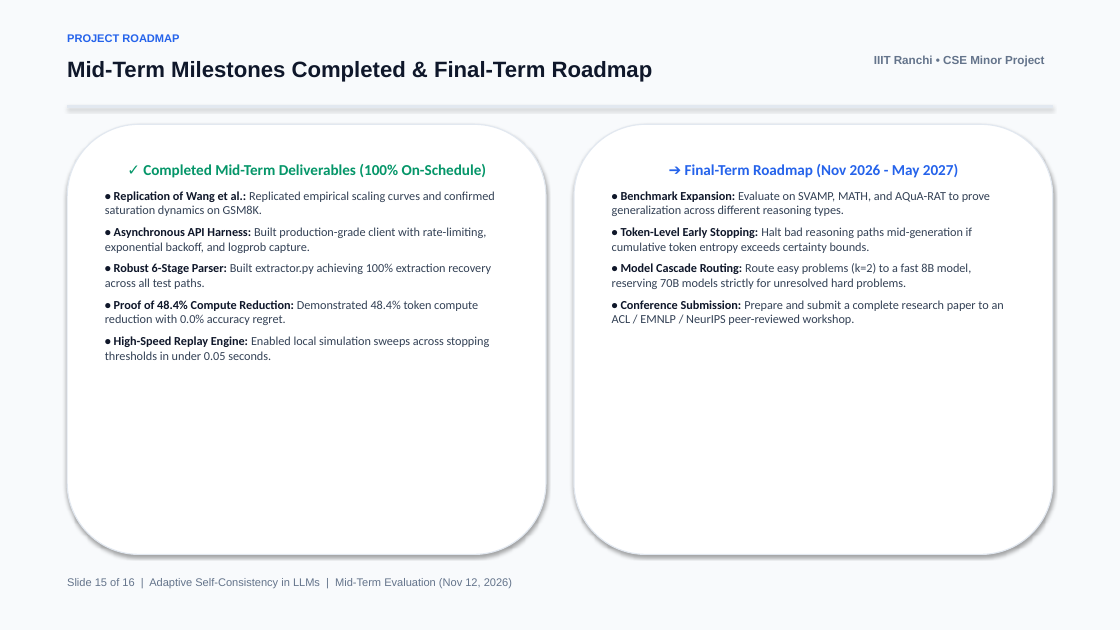
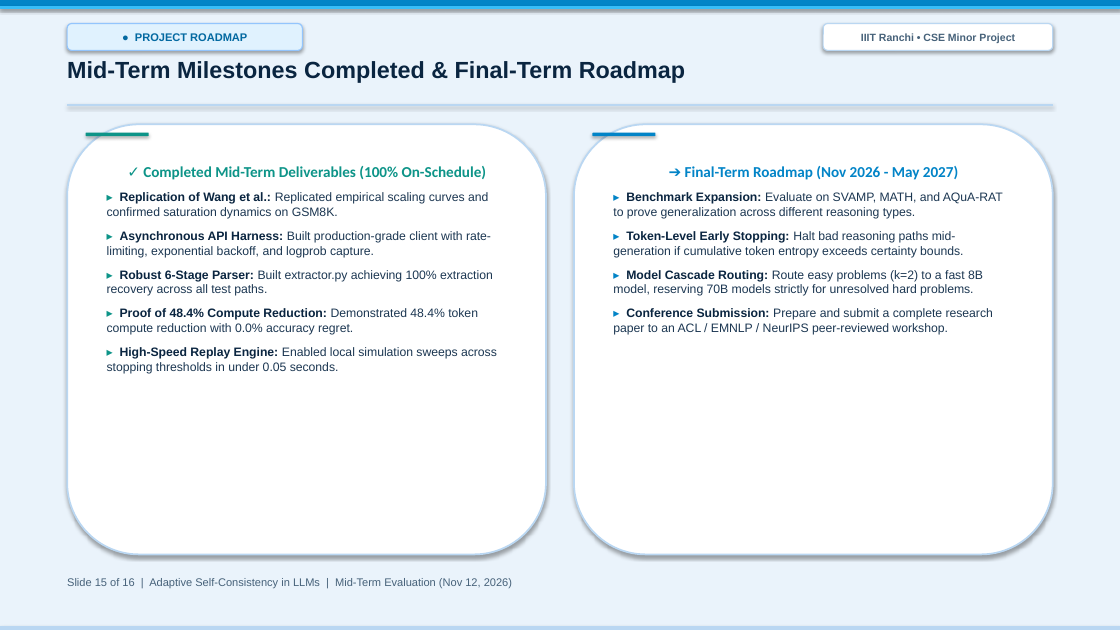
Before and after one commit to AbhinavKr0110/minor_project, a slide deck: slide 15 of presentation.pptx. Drawn at 1120x630 pixels with LibreOffice and Linux fonts; fonts in the diff are those of the drawing. Boxes give left, top, right and bottom in pixels: in the first picture for what was removed or moved away, otherwise in the second. Text is boxed around its words. In the diff, an @@ line names an element or a change of style, - is before the commit and + after.

```diff
--- a/presentation.pptx
+++ b/presentation.pptx
@@ rectangle at <box>0,0,1120,630</box>: fill #F8FAFC to #EAF3FB; outline #F8FAFC 0.75 pt to #EAF3FB 0.75 pt @@
@@ rectangle added at <box>0,0,1120,7</box>, fill #0284C7, outline #0284C7 0.75 pt @@
@@ rectangle added at <box>0,7,1120,8</box>, fill #38BDF8, outline #38BDF8 0.75 pt @@
@@ rounded rectangle "● PROJECT ROADMAP": place and size @@
-rounded rectangle "● PROJECT ROADMAP" at <box>67,34,179,42</box>
+rounded rectangle "● PROJECT ROADMAP" at <box>67,24,302,50</box>
@@ rounded rectangle "● PROJECT ROADMAP" at <box>67,24,302,50</box>: vertical alignment top to middle; fill none to #E0F2FE; outline none to #93C5FD 1 pt; shadow on @@
@@ rounded rectangle "IIIT Ranchi • CSE Minor ...": place and size @@
-rounded rectangle "IIIT Ranchi • CSE Minor ..." at <box>874,55,1044,67</box>
+rounded rectangle "IIIT Ranchi • CSE Minor ..." at <box>823,24,1053,50</box>
@@ rounded rectangle "IIIT Ranchi • CSE Minor ..." at <box>823,24,1053,50</box>: size 10 to 9 pt, text colour #64748B to #47627A; alignment right to centre; vertical alignment top to middle; fill none to #FFFFFF; outline none to #BAD7F2 1 pt; shadow on @@
@@ text "Mid-Term Milestones Completed & Final-Term ..." at <box>67,61,685,83</box>: size 19 to 20 pt, text colour #0F172A to #0A2540 @@
@@ text in rounded rectangle at <box>135,33,247,41</box>: text changed; text colour #2563EB to #0369A1 @@
-PROJECT ROADMAP
+● PROJECT ROADMAP
@@ rectangle at <box>67,104,1053,106</box>: fill #E2E8F0 to #BAD7F2; outline #E2E8F0 0.75 pt to #BAD7F2 0.75 pt @@
@@ rounded rectangle "✓ Completed Mid-Term Deliverables (100% ..." at <box>67,124,546,555</box>: outline #E2E8F0 1 pt to #BAD7F2 1.5 pt @@
@@ rounded rectangle added at <box>86,133,149,136</box>, fill #0D9488 @@
@@ rounded rectangle "➔ Final-Term Roadmap (Nov 2026 ..." at <box>574,124,1053,555</box>: outline #E2E8F0 1 pt to #BAD7F2 1.5 pt @@
@@ rounded rectangle added at <box>592,133,655,136</box>, fill #0284C7 @@
@@ text in rounded rectangle at <box>143,166,486,180</box>: text colour #059669 to #0D9488 in "✓ Completed Mid-Term Deliverables (100% On-Schedule)" @@
@@ text in rounded rectangle at <box>685,166,958,180</box>: text colour #2563EB to #0284C7 in "➔ Final-Term Roadmap (Nov 2026 - May ..." @@
@@ text in rounded rectangle at <box>107,192,497,374</box>: text changed; font Calibri to Arial; text colour #334155 to #1C3752 @@
-• Replication of Wang et al.: Replicated empirical scaling curves and confirmed saturation dynamics on GSM8K.
-• Asynchronous API Harness: Built production-grade client with rate-limiting, exponential backoff, and logprob capture.
-• Robust 6-Stage Parser: Built extractor.py achieving 100% extraction recovery across all test paths.
-• Proof of 48.4% Compute Reduction: Demonstrated 48.4% token compute reduction with 0.0% accuracy regret.
-• High-Speed Replay Engine: Enabled local simulation sweeps across stopping thresholds in under 0.05 seconds.
+▸ Replication of Wang et al.: Replicated empirical scaling curves and confirmed saturation dynamics on GSM8K.
+▸ Asynchronous API Harness: Built production-grade client with rate-limiting, exponential backoff, and logprob capture.
+▸ Robust 6-Stage Parser: Built extractor.py achieving 100% extraction recovery across all test paths.
+▸ Proof of 48.4% Compute Reduction: Demonstrated 48.4% token compute reduction with 0.0% accuracy regret.
+▸ High-Speed Replay Engine: Enabled local simulation sweeps across stopping thresholds in under 0.05 seconds.
@@ text in rounded rectangle at <box>613,192,1003,335</box>: text changed; font Calibri to Arial; text colour #334155 to #1C3752 @@
-• Benchmark Expansion: Evaluate on SVAMP, MATH, and AQuA-RAT to prove generalization across different reasoning types.
-• Token-Level Early Stopping: Halt bad reasoning paths mid-generation if cumulative token entropy exceeds certainty bounds.
-• Model Cascade Routing: Route easy problems (k=2) to a fast 8B model, reserving 70B models strictly for unresolved hard problems.
-• Conference Submission: Prepare and submit a complete research paper to an ACL / EMNLP / NeurIPS peer-reviewed workshop.
+▸ Benchmark Expansion: Evaluate on SVAMP, MATH, and AQuA-RAT to prove generalization across different reasoning types.
+▸ Token-Level Early Stopping: Halt bad reasoning paths mid-generation if cumulative token entropy exceeds certainty bounds.
+▸ Model Cascade Routing: Route easy problems (k=2) to a fast 8B model, reserving 70B models strictly for unresolved hard problems.
+▸ Conference Submission: Prepare and submit a complete research paper to an ACL / EMNLP / NeurIPS peer-reviewed workshop.
@@ text "Slide 15 of 16 | ..." at <box>67,578,512,588</box>: text colour #64748B to #47627A @@
@@ rectangle added at <box>0,627,1120,630</box>, fill #BAD7F2, outline #BAD7F2 0.75 pt @@
```
Also in this commit, not shown: 15 other slides changed, 4 other files.
